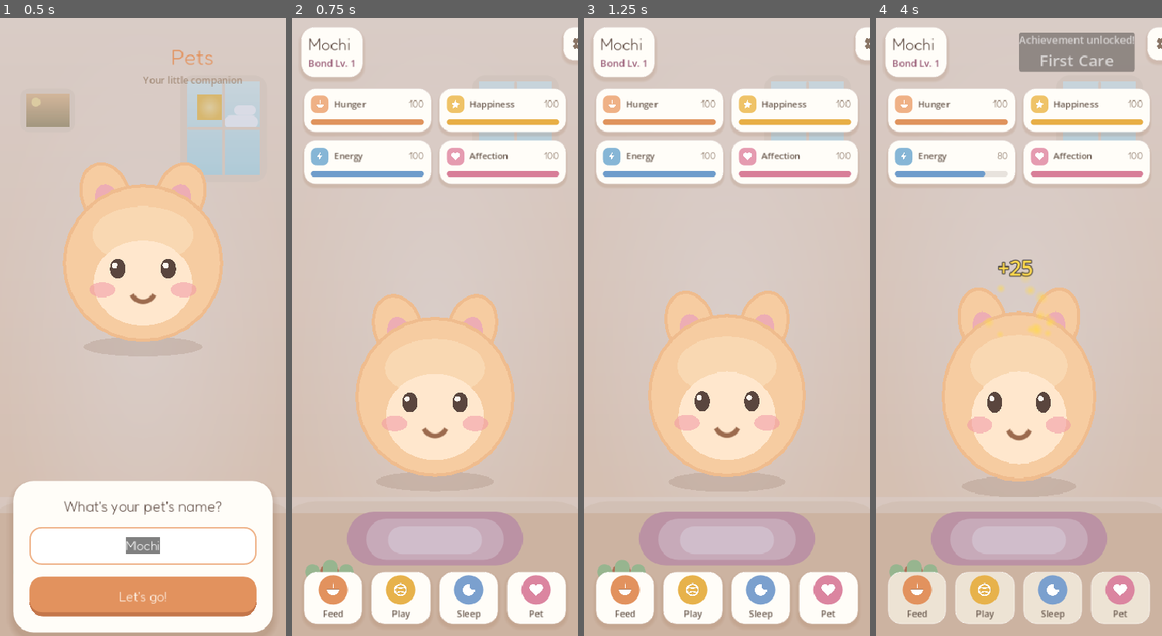
Above: before the commit, frames 1-4 (left to right).
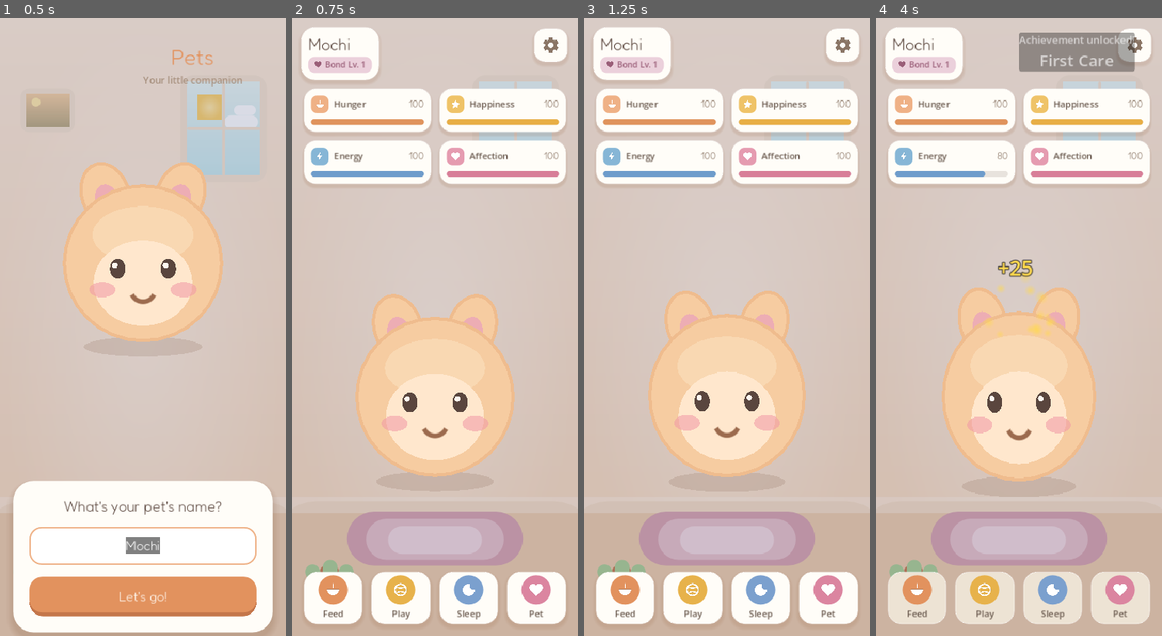
Above: after the commit, the same moments.

Repository: cvalera18/pets
Game: Godot game, scene res://scenes/main/Main.tscn
Two runs of this game, one before a commit and one after it. Both use one fixed random seed, a clock stepped at 60 frames per second and the inputs below.
Inputs (mouse positions are in pixels of both pictures, inside the frame that each line leads up to):
- Up to frame 1 (0.5 s): no input
- Up to frame 2 (0.75 s): click "Let's go!" at 0.5 s
- Up to frame 3 (1.25 s): no input
- Up to frame 4 (4 s): click (984, 598) at 1.25 s; drag from (1019, 382) to (1047, 191) at 2.02 s; drag from (961, 357) to (1004, 450) at 2.77 s; click (984, 598) at 3.5 s

Frame 1 is identical in both runs. In frame 2, 1.7% of the frame differs, in the area x 3-100%, y 1-10%; in frame 3, 1.7%; in frame 4, 1.7%.

Commit message:
fix(redesign): settings gear no longer clipped + sad brows + bond chip
- Settings gear: explicit top-right offsets so it can't clip off the right edge.
- Mochi sad face: worried (raised-inner) brows instead of angry inner-down.
- Name pill: bond shown as a pink chip with a heart icon (matches the design),
  not plain text.

Co-Authored-By: Claude Opus 4.8 <noreply@anthropic.com>

Diff:
--- a/scenes/hud/HUD.gd
+++ b/scenes/hud/HUD.gd
@@ -107,8 +107,12 @@
 	_settings_button.icon = Icons.gear
 	_settings_button.expand_icon = true
 	_settings_button.custom_minimum_size = Vector2(46, 46)
-	_settings_button.set_anchors_and_offsets_preset(
-			Control.PRESET_TOP_RIGHT, Control.PRESET_MODE_MINSIZE, 12)
+	_settings_button.anchor_left = 1.0
+	_settings_button.anchor_right = 1.0
+	_settings_button.offset_left = -60.0
+	_settings_button.offset_right = -14.0
+	_settings_button.offset_top = 14.0
+	_settings_button.offset_bottom = 60.0
 	_settings_button.add_theme_stylebox_override("normal", _card_sb(PAL.CARD, 14, 4))
 	_settings_button.add_theme_stylebox_override("hover", _card_sb(PAL.CARD.lightened(0.04), 14, 4))
 	_settings_button.add_theme_stylebox_override("pressed", _card_sb(PAL.CARD.darkened(0.05), 14, 1))
@@ -142,11 +146,36 @@
 	_name_label.add_theme_color_override("font_color", PAL.TEXT)
 	box.add_child(_name_label)
 
+	var chip := PanelContainer.new()
+	chip.size_flags_horizontal = Control.SIZE_SHRINK_BEGIN
+	var chsb := StyleBoxFlat.new()
+	chsb.bg_color = PAL.BOND_BADGE_BG
+	chsb.set_corner_radius_all(9)
+	chsb.content_margin_left = 8
+	chsb.content_margin_right = 9
+	chsb.content_margin_top = 3
+	chsb.content_margin_bottom = 3
+	chip.add_theme_stylebox_override("panel", chsb)
+	box.add_child(chip)
+
+	var chrow := HBoxContainer.new()
+	chrow.add_theme_constant_override("separation", 4)
+	chip.add_child(chrow)
+
+	var heart := TextureRect.new()
+	heart.texture = Icons.heart
+	heart.modulate = PAL.BOND_BADGE_FG
+	heart.custom_minimum_size = Vector2(11, 11)
+	heart.expand_mode = TextureRect.EXPAND_IGNORE_SIZE
+	heart.stretch_mode = TextureRect.STRETCH_KEEP_ASPECT_CENTERED
+	heart.size_flags_vertical = Control.SIZE_SHRINK_CENTER
+	chrow.add_child(heart)
+
 	_bond_label = Label.new()
 	_bond_label.text = tr("BOND_BADGE") % _bond_level
-	_bond_label.add_theme_font_size_override("font_size", 13)
+	_bond_label.add_theme_font_size_override("font_size", 11)
 	_bond_label.add_theme_color_override("font_color", PAL.BOND_BADGE_FG)
-	box.add_child(_bond_label)
+	chrow.add_child(_bond_label)
 
 
 func _on_pet_name_changed(pet_name: String) -> void:
--- a/scenes/pet/Mochi.gd
+++ b/scenes/pet/Mochi.gd
@@ -72,8 +72,9 @@
 
 
 func _face_sad() -> void:
-	draw_line(Vector2(-31, 4), Vector2(-17, 9), DARK, 3.0, true)
-	draw_line(Vector2(31, 4), Vector2(17, 9), DARK, 3.0, true)
+	# Worried brows: inner ends raised (not angry inner-down).
+	draw_line(Vector2(-31, 9), Vector2(-17, 4), DARK, 3.0, true)
+	draw_line(Vector2(31, 9), Vector2(17, 4), DARK, 3.0, true)
 	_ellipse(Vector2(-23, 18), 6, 8, DARK)
 	_ellipse(Vector2(23, 18), 6, 8, DARK)
 	draw_arc(Vector2(0, 44), 10, deg_to_rad(205), deg_to_rad(335), 16, MOUTH, 3.0, true)
